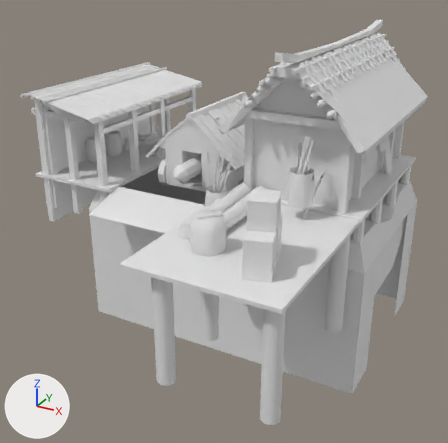
A saved change to the COLLADA model art/meshes/structural/yayoi_arsenal.dae.
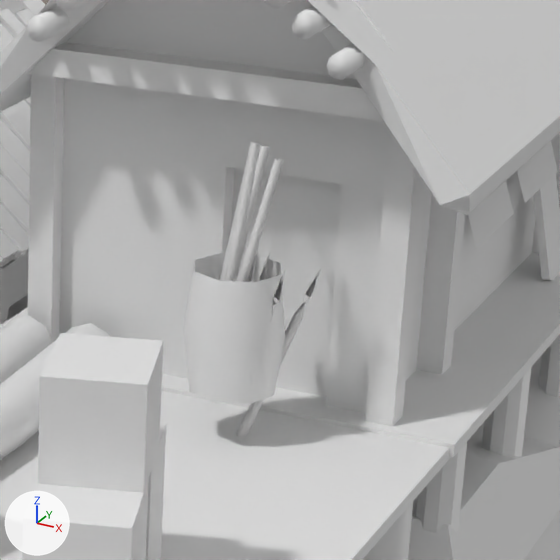
There are two pictures of each version: one whole from a 50 mm camera at (20.6, -33.2, 15.4) aimed at (2.6, -0.4, -1.0), one close up on the part from 53% to 87% of the width and 22% to 57% of the height. Arrows for +X, +Y and +Z are at lower left; the lights stay in place. Materials are left out; every surface is plain grey. Vertices at the same position are counted once.

Objects in the first close-up: 'siege'.
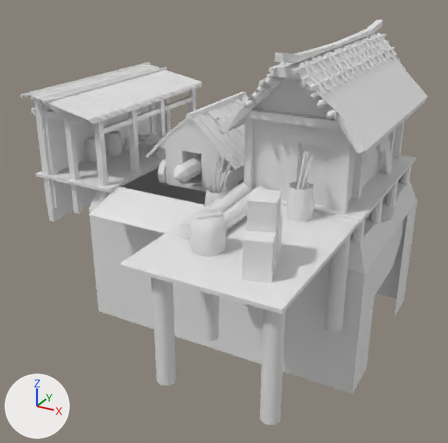
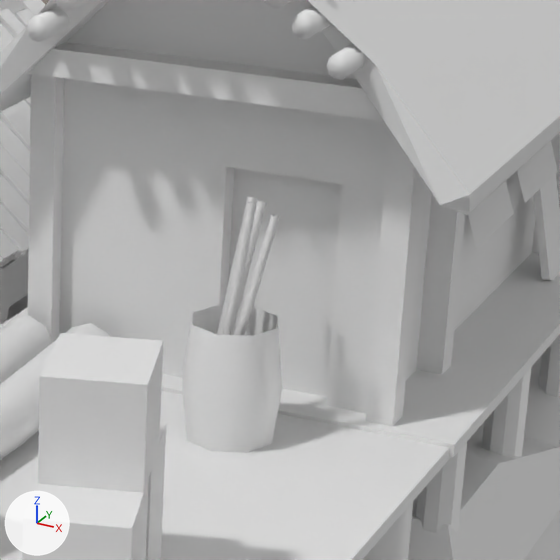
Pixel boxes (x1, y1, x2, y2) of what changed, in the close-ups (560 x 560 px; the box of a moved part takes in the faces that stretch with it):
part 1 of me_cylinder_007, moved or reshaped: before (236, 145, 270, 278); after (233, 200, 267, 331)
part 2 of me_cylinder_007, moved or reshaped: before (220, 142, 260, 281); after (217, 197, 257, 335)
part 3 of me_cylinder_007, moved or reshaped: before (224, 146, 260, 281); after (221, 202, 257, 335)
part 4 of me_cylinder_007, moved or reshaped: before (237, 158, 284, 282); after (234, 214, 280, 336)
part 5 of me_cylinder_007, moved or reshaped: before (184, 253, 285, 404); after (182, 305, 282, 453)
part 6 of me_cylinder_007, deleted: before (236, 248, 321, 438)

Patch to the scene script:
```diff
--- a/art/meshes/structural/yayoi_arsenal.dae.py
+++ b/art/meshes/structural/yayoi_arsenal.dae.py
@@ me_cylinder_007 @@
 # used by ob_siege; location = (0.0, -0.01, 0.0)
-me_cylinder_007.from_pydata(...)  # 2839 vertices, 4153 faces; spans x -11.2..12.8, y -13.1..12.2, z -9.5..10.8
+me_cylinder_007.from_pydata(...)  # 2744 vertices, 4015 faces; spans x -11.2..12.8, y -13.1..12.2, z -9.5..10.8
+# me_cylinder_007 part 1: the loose piece of 9 vertices spanning x 8.9..9.4, y -4.3..-3.4, z 2.9..6.4 is moved by (0.0, 0.0, -0.8)
+# me_cylinder_007 part 2: the loose piece of 9 vertices spanning x 8.8..9.1, y -4.3..-3.0, z 2.9..6.3 is moved by (0.0, 0.0, -0.8)
+# me_cylinder_007 part 3: the loose piece of 9 vertices spanning x 9.0..9.4, y -4.3..-3.8, z 2.9..6.5 is moved by (0.0, 0.0, -0.8)
+# me_cylinder_007 part 4: the loose piece of 9 vertices spanning x 9.0..9.9, y -4.3..-4.0, z 2.9..6.4 is moved by (0.0, 0.0, -0.8)
+# me_cylinder_007 part 5: the loose piece of 32 vertices spanning x 8.4..10.0, y -4.7..-3.1, z 2.8..4.7 is moved by (0.0, 0.0, -0.8)
+# me_cylinder_007 part 6: 8 loose pieces with 95 vertices, spanning x 3.4..10.2, y -9.1..-2.8, z 0.4..4.9, are deleted
```
